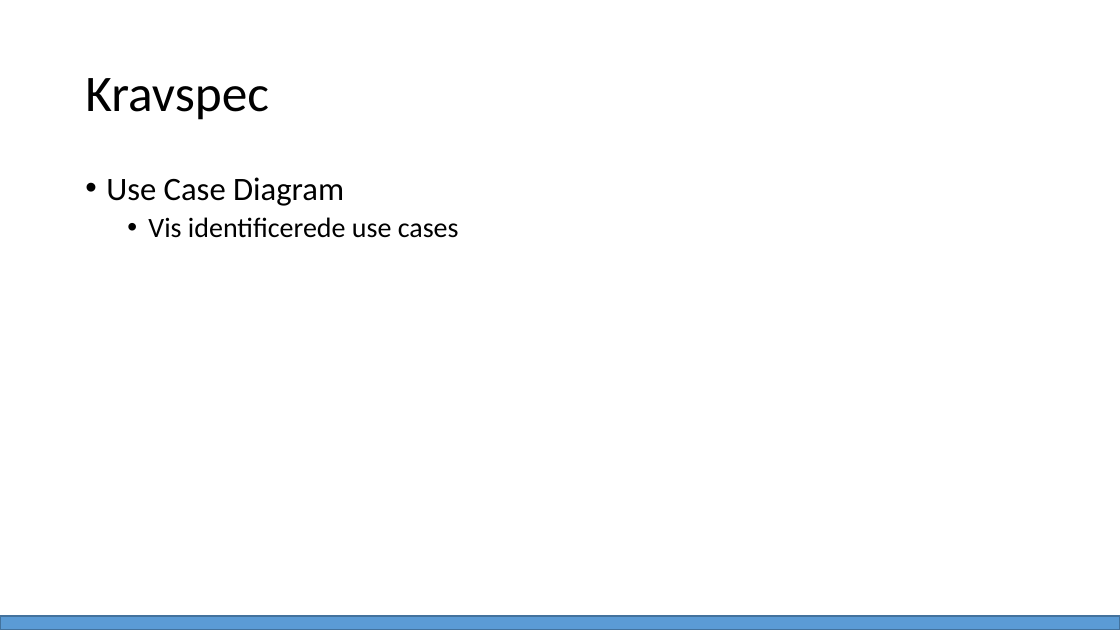
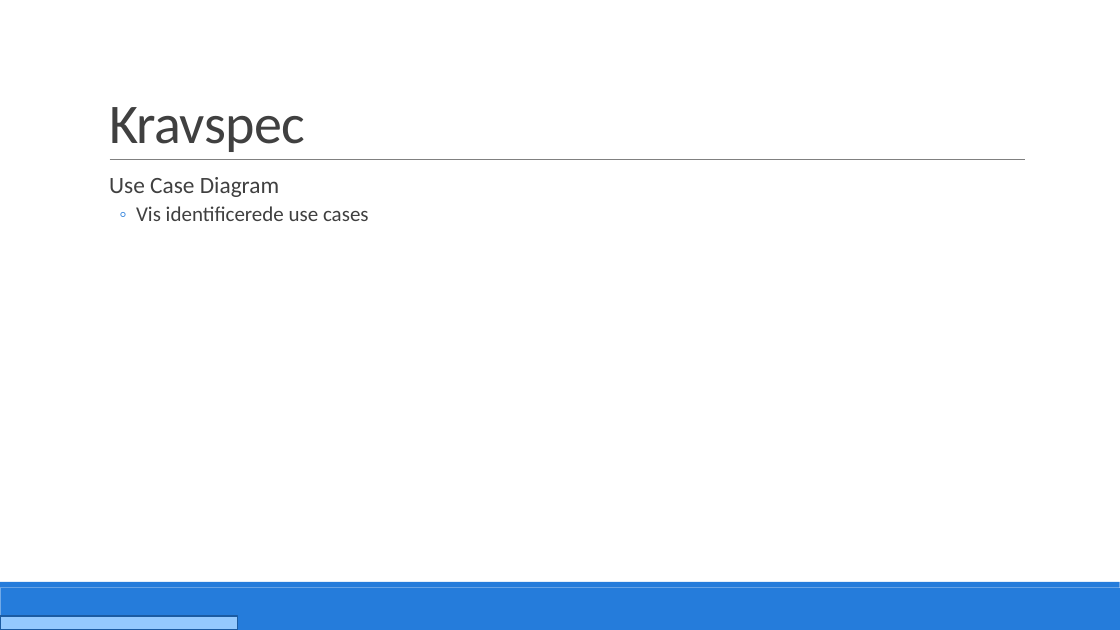
Before and after one commit to PRJ2GR15/Rapport, a slide deck: slide 7 of Fremlæggelse/Fremlæggelse.pptm. Drawn at 1120x630 pixels with LibreOffice and Linux fonts; fonts in the diff are those of the drawing. Boxes give left, top, right and bottom in pixels: in the first picture for what was removed or moved away, otherwise in the second. Text is boxed around its words. In the diff, an @@ line names an element or a change of style, - is before the commit and + after.

```diff
--- a/Fremlæggelse/Fremlæggelse.pptm
+++ b/Fremlæggelse/Fremlæggelse.pptm
@@ title "Kravspec": place and size @@
-title "Kravspec" at [85, 78, 269, 120]
+title "Kravspec" at [109, 107, 305, 152]
@@ title "Kravspec" at [109, 107, 305, 152]: size 44 to 48 pt, text colour #000000 to #404040, letter spacing 0 to -0.5 pt; line spacing 0.9 to 0.85; vertical alignment middle to bottom @@
@@ text "Use Case Diagram" at [109, 177, 369, 221]: size 28 to 20 pt in "Use Case Diagram"; text colour #000000 to #404040; size 24 to 18 pt in "Vis identificerede use cases"; bullet • to  ; more space between paragraphs; bullet • to ◦ @@
@@ line added from (110, 160) to (1026, 160), #808080 0.5 pt @@
@@ rectangle added at [0, 588, 1120, 630], fill #257CDB @@
@@ rectangle added at [0, 582, 1120, 588], fill #257CDB @@
@@ rectangle removed at [0, 616, 1120, 630] @@
@@ rectangle added at [0, 616, 238, 630], fill #94C9FE, outline #1B5CA2 1.25 pt @@
```
Also in this commit, not shown: 30 other slides changed, 2 slides added, 2 slides removed.
